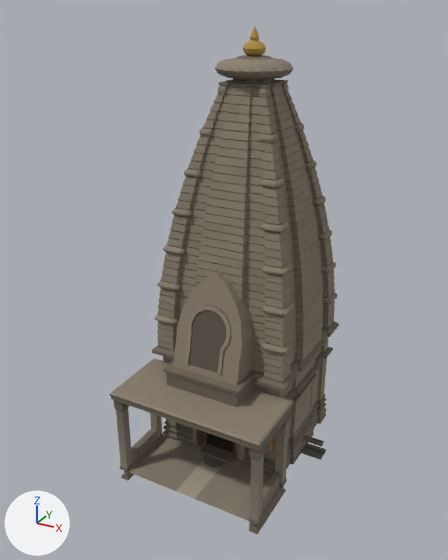
The glTF model assets-src/models/shrine/shrine.glb, before and after one commit.
The view is the same before and after, from a camera (50 mm lens) standing at (9.68, -18.42, 16.64) and looking at (-0.23, -0.4, 7.63). Lighting does not change. The marker at lower left points along +X, +Y and +Z. The older version comes first. Vertices at exactly the same position are counted once.

Before the edit, the objects in view are built like this:
```python
me_shrine = bpy.data.meshes.new('shrine')
me_shrine.from_pydata(...)  # 11072 vertices, 19759 faces; spans x -3.0..3.5, y -3.9..4.0, z 0.0..16.1
me_shrine.materials.append(mat_shrine_stone)
ob_shrine = bpy.data.objects.new('shrine', me_shrine)
ob_shrine.location = (0.0, 0.0, 0.0)
```
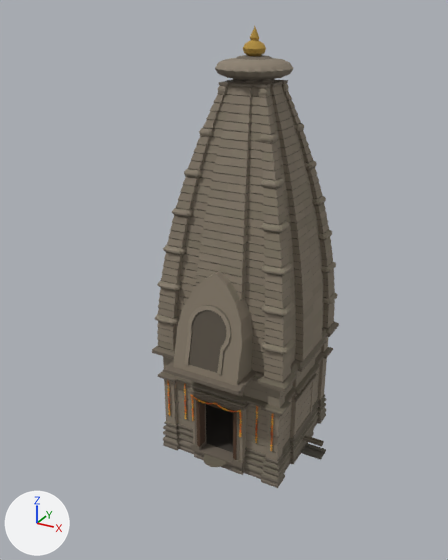
What differs and where, as boxes (x1, y1, x2, y2) in the pictures (448 x 560 px; the box of a moved part takes in the faces that stretch with it):
'shrine', reshaped (19% narrower, 9% shorter): before (109, 26, 339, 534); after (152, 26, 339, 488)
part 1 of me_shrine, deleted (brown): before (109, 358, 293, 512)
part 2 of me_shrine, moved or reshaped: before (121, 373, 286, 534); after (167, 375, 273, 449)

The change in detail:
me_shrine is used by ob_shrine; location (0.0, 0.0, 0.0).
me_shrine had 11072 vertices, 19759 faces and spanned x -3.0..3.5, y -3.9..4.0, z 0.0..16.1.
me_shrine now has 10750 vertices, 19193 faces and spans x -2.8..3.5, y -2.6..4.0, z 0.0..16.1.
me_shrine part 1: 8 loose pieces with 180 vertices, spanning x -3.0..3.0, y -3.9..-1.2, z 0.4..4.0, are deleted.
me_shrine part 2: 89 vertices moved from x -2.3..2.6, y -3.8..-1.1, z 1.6..4.6 to x -2.3..2.3, y -1.5..-1.1, z 1.6..4.6; 235 vertices removed from x -2.9..3.0, y -3.8..-1.1, z 0.0..4.6; 93 vertices added at x -2.3..2.3, y -1.6..-1.1, z 1.6..3.3.
